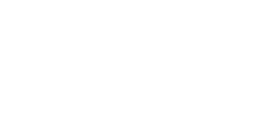
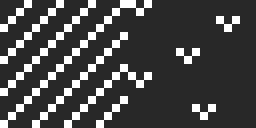
Two versions of the same layered image (256x128). Layer-by-layer changes:
added layer "background" over [0, 0, 256, 128]
